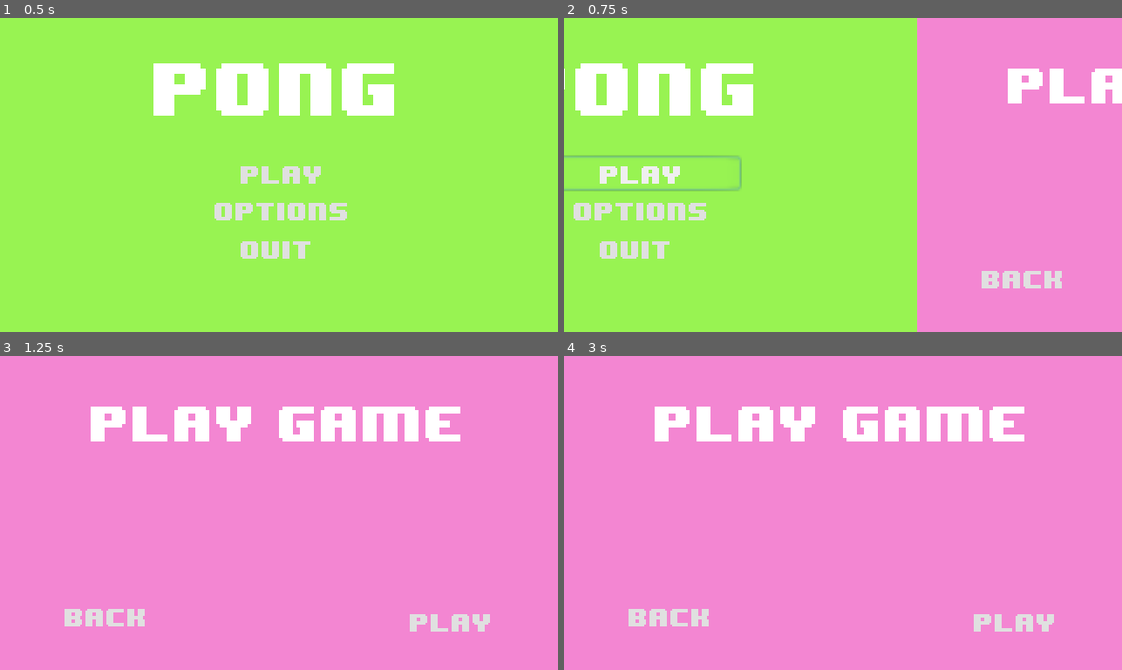
Above: before the commit, frames 1-4 (two rows, left to right).
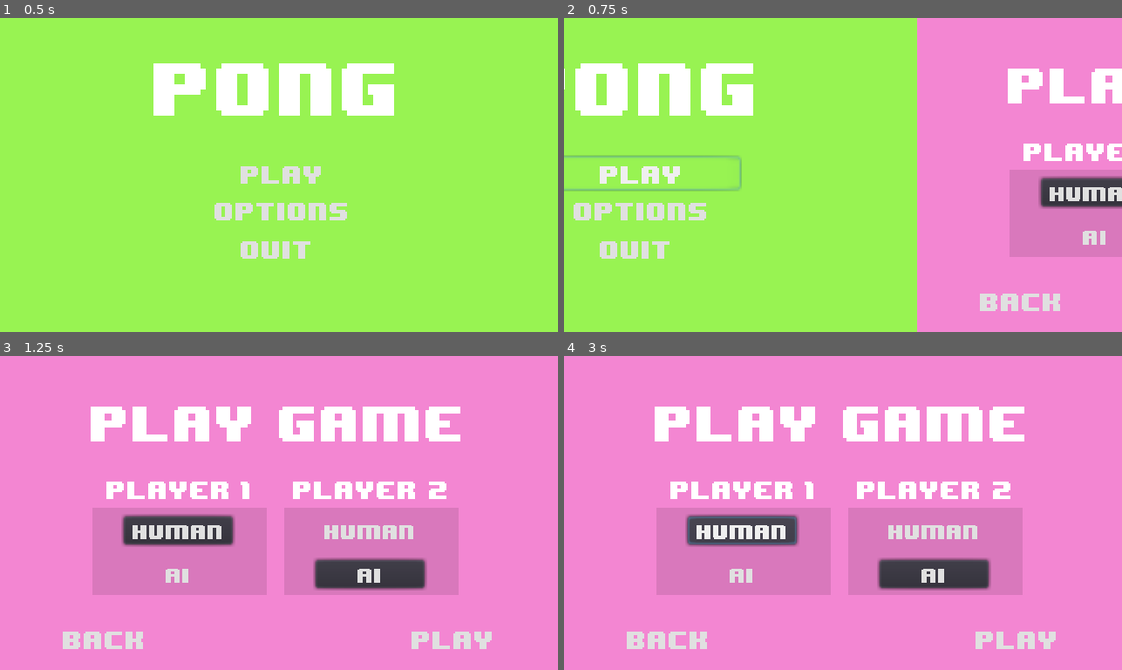
Above: after the commit, the same moments.

Repository: paolobb4/YAPC
Game: Godot game, scene res://scn/Menu.tscn
Same seed, same stepped clock (60 frames per second), same inputs: the game is played once before the commit and once after it.
Inputs (mouse positions are in pixels of both pictures, inside the frame that each line leads up to):
- Up to frame 1 (0.5 s): no input
- Up to frame 2 (0.75 s): click "play" at 0.5 s
- Up to frame 3 (1.25 s): no input
- Up to frame 4 (3 s): click "back" at 1.25 s; click "play" at 2 s; click (742, 531) at 2.75 s, where only the run after the commit has a clickable "human"

Frame 1 is identical in both runs. In frame 2, 7.3% of the frame differs, in the area x 74-100%, y 40-94%; in frame 3, 21%, in the area x 11-89%, y 40-94%; in frame 4, 21%.

Commit message:
Rework ui to allow to choose human or ai for p1 and p2

Diff:
--- a/scn/Game.tscn
+++ b/scn/Game.tscn
@@ -121,13 +121,13 @@
 _sections_unfolded = [ "Transform" ]
 speed = 180
 
-[node name="Player 1" parent="." index="4" instance=ExtResource( 4 )]
+[node name="Player_1" parent="." index="4" instance=ExtResource( 4 )]
 
 position = Vector2( 30, 91 )
 _sections_unfolded = [ "Transform" ]
 ai = true
 
-[node name="Player 2" parent="." index="5" instance=ExtResource( 4 )]
+[node name="Player_2" parent="." index="5" instance=ExtResource( 4 )]
 
 position = Vector2( 290, 90 )
 _sections_unfolded = [ "Transform" ]
--- a/scn/Menu.tscn
+++ b/scn/Menu.tscn
@@ -114,9 +114,12 @@
 tracks/2/imported = false
 tracks/2/enabled = true
 tracks/2/keys = {
-"times": PoolRealArray( 0.5 ),
-"transitions": PoolRealArray( 1 ),
+"times": PoolRealArray( 0, 0.5 ),
+"transitions": PoolRealArray( 1, 1 ),
 "values": [ {
+"args": [  ],
+"method": "reset"
+}, {
 "args": [  ],
 "method": "unpause"
 } ]
@@ -248,6 +251,34 @@
 anti_aliasing = true
 anti_aliasing_size = 1
 
+[sub_resource type="StyleBoxFlat" id=14]
+
+content_margin_left = -1.0
+content_margin_right = -1.0
+content_margin_top = -1.0
+content_margin_bottom = -1.0
+bg_color = Color( 0, 0, 0, 0.10498 )
+draw_center = true
+border_width_left = 0
+border_width_top = 0
+border_width_right = 0
+border_width_bottom = 0
+border_color = Color( 0.8, 0.8, 0.8, 1 )
+border_blend = false
+corner_radius_top_left = 0
+corner_radius_top_right = 0
+corner_radius_bottom_right = 0
+corner_radius_bottom_left = 0
+corner_detail = 8
+expand_margin_left = 0.0
+expand_margin_right = 0.0
+expand_margin_top = 0.0
+expand_margin_bottom = 0.0
+shadow_color = Color( 0, 0, 0, 0.6 )
+shadow_size = 0
+anti_aliasing = true
+anti_aliasing_size = 1
+
 [sub_resource type="StyleBoxFlat" id=13]
 
 content_margin_left = -1.0
@@ -276,7 +307,7 @@
 anti_aliasing = true
 anti_aliasing_size = 1
 
-[node name="Menu" type="Node2D"]
+[node name="Menu" type="Node2D" index="0"]
 
 script = ExtResource( 1 )
 _sections_unfolded = [ "Transform" ]
@@ -301,6 +332,7 @@
 [node name="Main menu" type="Panel" parent="." index="1"]
 
 pause_mode = 2
+editor/display_folded = true
 anchor_left = 0.0
 anchor_top = 0.0
 anchor_right = 0.0
@@ -541,16 +573,218 @@
 max_lines_visible = -1
 _sections_unfolded = [ "Rect", "custom_fonts" ]
 
-[node name="back Button" type="Button" parent="Play Game" index="1"]
-
-anchor_left = 0.0
-anchor_top = 0.0
-anchor_right = 0.0
-anchor_bottom = 0.0
-margin_left = 31.0
-margin_top = 139.0
-margin_right = 91.0
-margin_bottom = 159.0
+[node name="p1 Panel" type="Panel" parent="Play Game" index="1"]
+
+anchor_left = 0.0
+anchor_top = 0.0
+anchor_right = 0.0
+anchor_bottom = 0.0
+margin_left = 53.0
+margin_top = 87.0
+margin_right = 153.0
+margin_bottom = 137.0
+rect_pivot_offset = Vector2( 0, 0 )
+rect_clip_content = false
+mouse_filter = 0
+mouse_default_cursor_shape = 0
+size_flags_horizontal = 1
+size_flags_vertical = 1
+custom_styles/panel = SubResource( 14 )
+_sections_unfolded = [ "Rect" ]
+__meta__ = {
+"_edit_group_": true
+}
+
+[node name="Label" type="Label" parent="Play Game/p1 Panel" index="0"]
+
+anchor_left = 0.0
+anchor_top = 0.0
+anchor_right = 0.0
+anchor_bottom = 0.0
+margin_top = -17.0
+margin_right = 100.0
+margin_bottom = -5.0
+rect_pivot_offset = Vector2( 0, 0 )
+rect_clip_content = false
+mouse_filter = 2
+mouse_default_cursor_shape = 0
+size_flags_horizontal = 1
+size_flags_vertical = 4
+custom_fonts/font = SubResource( 9 )
+text = "player 1"
+align = 1
+percent_visible = 1.0
+lines_skipped = 0
+max_lines_visible = -1
+_sections_unfolded = [ "Rect", "custom_fonts" ]
+
+[node name="human" type="Button" parent="Play Game/p1 Panel" index="1"]
+
+anchor_left = 0.0
+anchor_top = 0.0
+anchor_right = 0.0
+anchor_bottom = 0.0
+margin_left = 18.0
+margin_top = 5.0
+margin_right = 96.0
+margin_bottom = 25.0
+rect_scale = Vector2( 0.8, 0.8 )
+rect_pivot_offset = Vector2( 0, 0 )
+rect_clip_content = false
+focus_mode = 2
+mouse_filter = 0
+mouse_default_cursor_shape = 0
+size_flags_horizontal = 1
+size_flags_vertical = 1
+custom_fonts/font = SubResource( 9 )
+toggle_mode = false
+enabled_focus_mode = 2
+shortcut = null
+group = null
+text = "human"
+flat = false
+align = 1
+_sections_unfolded = [ "Rect" ]
+
+[node name="ai" type="Button" parent="Play Game/p1 Panel" index="2"]
+
+anchor_left = 0.0
+anchor_top = 0.0
+anchor_right = 0.0
+anchor_bottom = 0.0
+margin_left = 18.0
+margin_top = 30.0
+margin_right = 96.0
+margin_bottom = 50.0
+rect_scale = Vector2( 0.8, 0.8 )
+rect_pivot_offset = Vector2( 0, 0 )
+rect_clip_content = false
+focus_mode = 2
+mouse_filter = 0
+mouse_default_cursor_shape = 0
+size_flags_horizontal = 1
+size_flags_vertical = 1
+custom_fonts/font = SubResource( 9 )
+toggle_mode = false
+enabled_focus_mode = 2
+shortcut = null
+group = null
+text = "ai"
+flat = true
+align = 1
+_sections_unfolded = [ "Rect" ]
+
+[node name="p2 Panel" type="Panel" parent="Play Game" index="2"]
+
+anchor_left = 0.0
+anchor_top = 0.0
+anchor_right = 0.0
+anchor_bottom = 0.0
+margin_left = 163.0
+margin_top = 87.0
+margin_right = 263.0
+margin_bottom = 137.0
+rect_pivot_offset = Vector2( 0, 0 )
+rect_clip_content = false
+mouse_filter = 0
+mouse_default_cursor_shape = 0
+size_flags_horizontal = 1
+size_flags_vertical = 1
+custom_styles/panel = SubResource( 14 )
+_sections_unfolded = [ "Rect" ]
+__meta__ = {
+"_edit_group_": true
+}
+
+[node name="Label" type="Label" parent="Play Game/p2 Panel" index="0"]
+
+anchor_left = 0.0
+anchor_top = 0.0
+anchor_right = 0.0
+anchor_bottom = 0.0
+margin_top = -17.0
+margin_right = 100.0
+margin_bottom = -5.0
+rect_pivot_offset = Vector2( 0, 0 )
+rect_clip_content = false
+mouse_filter = 2
+mouse_default_cursor_shape = 0
+size_flags_horizontal = 1
+size_flags_vertical = 4
+custom_fonts/font = SubResource( 9 )
+text = "player 2"
+align = 1
+percent_visible = 1.0
+lines_skipped = 0
+max_lines_visible = -1
+_sections_unfolded = [ "Rect", "custom_fonts" ]
+
+[node name="human" type="Button" parent="Play Game/p2 Panel" index="1"]
+
+anchor_left = 0.0
+anchor_top = 0.0
+anchor_right = 0.0
+anchor_bottom = 0.0
+margin_left = 18.0
+margin_top = 5.0
+margin_right = 96.0
+margin_bottom = 25.0
+rect_scale = Vector2( 0.8, 0.8 )
+rect_pivot_offset = Vector2( 0, 0 )
+rect_clip_content = false
+focus_mode = 2
+mouse_filter = 0
+mouse_default_cursor_shape = 0
+size_flags_horizontal = 1
+size_flags_vertical = 1
+custom_fonts/font = SubResource( 9 )
+toggle_mode = false
+enabled_focus_mode = 2
+shortcut = null
+group = null
+text = "human"
+flat = true
+align = 1
+_sections_unfolded = [ "Rect" ]
+
+[node name="ai" type="Button" parent="Play Game/p2 Panel" index="2"]
+
+anchor_left = 0.0
+anchor_top = 0.0
+anchor_right = 0.0
+anchor_bottom = 0.0
+margin_left = 18.0
+margin_top = 30.0
+margin_right = 96.0
+margin_bottom = 50.0
+rect_scale = Vector2( 0.8, 0.8 )
+rect_pivot_offset = Vector2( 0, 0 )
+rect_clip_content = false
+focus_mode = 2
+mouse_filter = 0
+mouse_default_cursor_shape = 0
+size_flags_horizontal = 1
+size_flags_vertical = 1
+custom_fonts/font = SubResource( 9 )
+toggle_mode = false
+enabled_focus_mode = 2
+shortcut = null
+group = null
+text = "ai"
+flat = false
+align = 1
+_sections_unfolded = [ "Rect" ]
+
+[node name="back Button" type="Button" parent="Play Game" index="3"]
+
+anchor_left = 0.0
+anchor_top = 0.0
+anchor_right = 0.0
+anchor_bottom = 0.0
+margin_left = 30.0
+margin_top = 152.0
+margin_right = 90.0
+margin_bottom = 172.0
 rect_pivot_offset = Vector2( 0, 0 )
 rect_clip_content = false
 focus_mode = 2
@@ -568,16 +802,16 @@
 align = 1
 _sections_unfolded = [ "Rect", "custom_fonts" ]
 
-[node name="play Button" type="Button" parent="Play Game" index="2"]
-
-anchor_left = 0.0
-anchor_top = 0.0
-anchor_right = 0.0
-anchor_bottom = 0.0
-margin_left = 229.0
-margin_top = 142.0
-margin_right = 289.0
-margin_bottom = 162.0
+[node name="play Button" type="Button" parent="Play Game" index="4"]
+
+anchor_left = 0.0
+anchor_top = 0.0
+anchor_right = 0.0
+anchor_bottom = 0.0
+margin_left = 230.0
+margin_top = 152.0
+margin_right = 290.0
+margin_bottom = 172.0
 rect_pivot_offset = Vector2( 0, 0 )
 rect_clip_content = false
 focus_mode = 2
@@ -593,7 +827,7 @@
 text = "play"
 flat = true
 align = 1
-_sections_unfolded = [ "custom_fonts" ]
+_sections_unfolded = [ "Rect", "custom_fonts" ]
 
 [node name="Game" parent="." index="4" instance=ExtResource( 3 )]
 
@@ -709,6 +943,30 @@
 
 [connection signal="pressed" from="Options menu/back Button" to="AnimationPlayer" method="play" binds= [ "opts2main" ]]
 
+[connection signal="pressed" from="Play Game/p1 Panel/human" to="Play Game/p1 Panel/human" method="set_flat" binds= [ false ]]
+
+[connection signal="pressed" from="Play Game/p1 Panel/human" to="Play Game/p1 Panel/ai" method="set_flat" binds= [ true ]]
+
+[connection signal="pressed" from="Play Game/p1 Panel/human" to="Game" method="set_p1_ai" binds= [ false ]]
+
+[connection signal="pressed" from="Play Game/p1 Panel/ai" to="Play Game/p1 Panel/human" method="set_flat" binds= [ true ]]
+
+[connection signal="pressed" from="Play Game/p1 Panel/ai" to="Play Game/p1 Panel/ai" method="set_flat" binds= [ false ]]
+
+[connection signal="pressed" from="Play Game/p1 Panel/ai" to="Game" method="set_p1_ai" binds= [ true ]]
+
+[connection signal="pressed" from="Play Game/p2 Panel/human" to="Game" method="set_p2_ai" binds= [ false ]]
+
+[connection signal="pressed" from="Play Game/p2 Panel/human" to="Play Game/p2 Panel/human" method="set_flat" binds= [ false ]]
+
+[connection signal="pressed" from="Play Game/p2 Panel/human" to="Play Game/p2 Panel/ai" method="set_flat" binds= [ true ]]
+
+[connection signal="pressed" from="Play Game/p2 Panel/ai" to="Game" method="set_p2_ai" binds= [ true ]]
+
+[connection signal="pressed" from="Play Game/p2 Panel/ai" to="Play Game/p2 Panel/human" method="set_flat" binds= [ true ]]
+
+[connection signal="pressed" from="Play Game/p2 Panel/ai" to="Play Game/p2 Panel/ai" method="set_flat" binds= [ false ]]
+
 [connection signal="pressed" from="Play Game/back Button" to="AnimationPlayer" method="play" binds= [ "play2main" ]]
 
 [connection signal="pressed" from="Play Game/play Button" to="AnimationPlayer" method="play" binds= [ "play2game" ]]
--- a/scn/game.gd
+++ b/scn/game.gd
@@ -5,7 +5,7 @@
 
 
 func _ready():
-	pass
+	pause()
 
 func _process(delta):
 	if Input.is_action_just_pressed('ui_cancel'):
@@ -24,5 +24,14 @@
 func unpause():
 	get_tree().paused = false
 
-func set(p1, p2):
-	pass
+func set_p1_ai(ai):
+	$Player_1.ai = ai
+
+func set_p2_ai(ai):
+	$Player_2.ai = ai
+
+func reset():
+	$Ball.position = Vector2(160, 90)
+	$Ball.direction = Vector2(-1, 0)
+	$Player_1.position.y = 91
+	$Player_2.position.y = 90
Not shown: 2 places in scn/Game.tscn that only renumber resources
Not shown: 1 places in scn/Menu.tscn that only renumber resources
